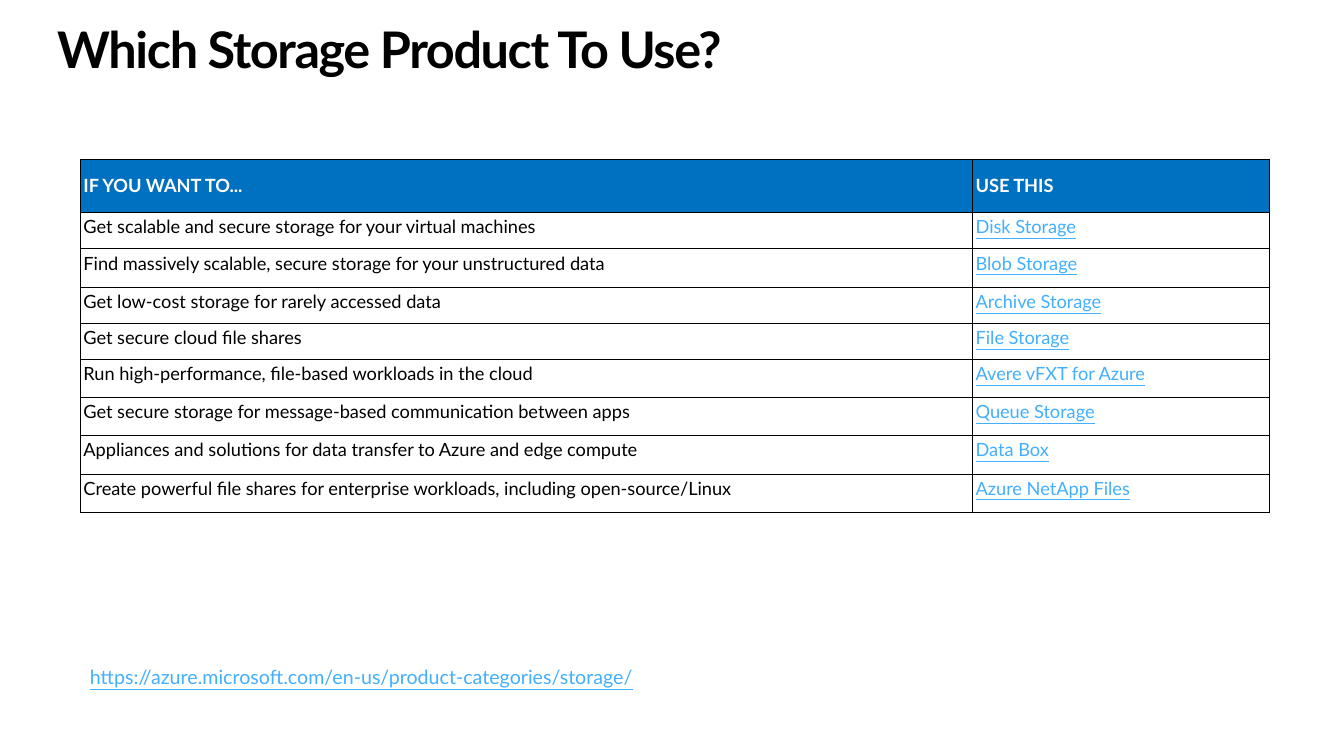
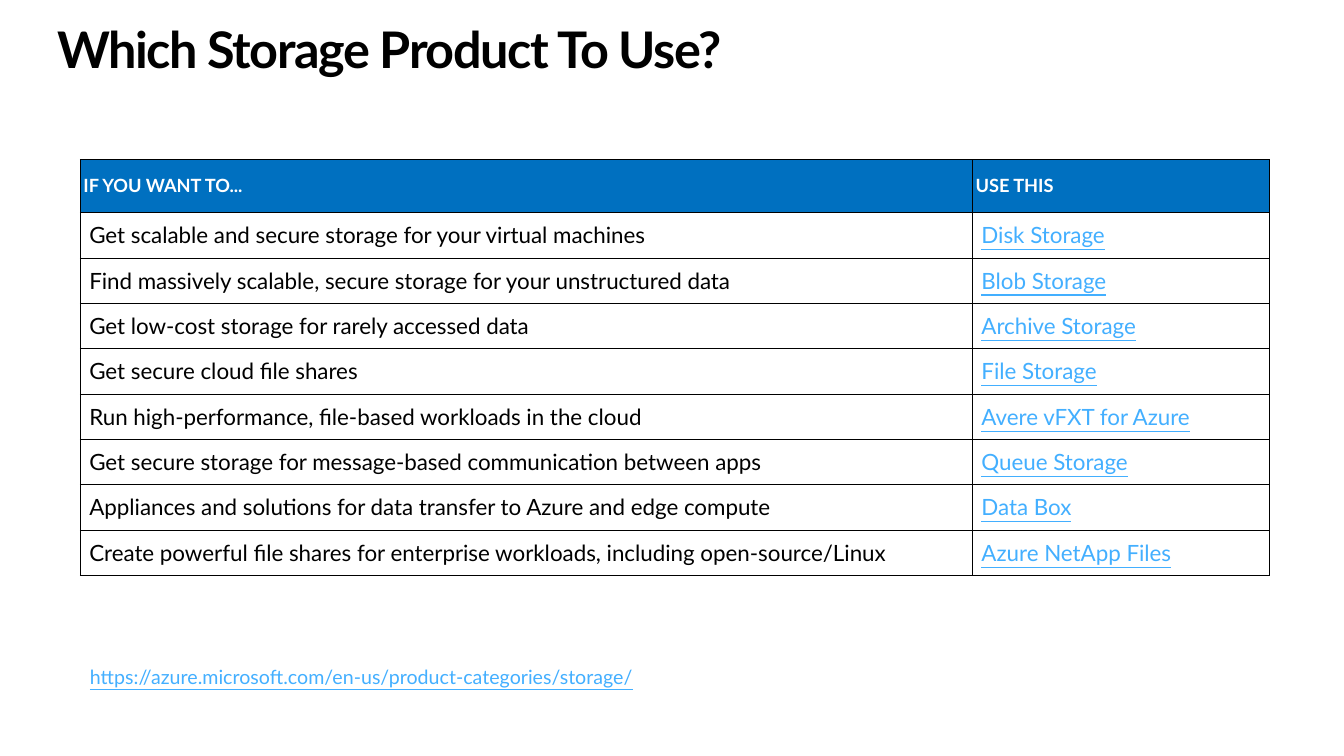
Before and after one commit to sastrykn/azserviceswhentouse, a slide deck: slide 8 of When to Use What-Azure Services.pptx (slide 7 before the commit). Drawn at 1344x756 pixels with LibreOffice and Linux fonts; fonts in the diff are those of the drawing. Boxes give left, top, right and bottom in pixels: in the first picture for what was removed or moved away, otherwise in the second. Text is boxed around its words. In the diff, an @@ line names an element or a change of style, - is before the commit and + after.

```diff
--- a/When to Use What-Azure Services.pptx
+++ b/When to Use What-Azure Services.pptx
@@ table at [80, 159, 1269, 577] @@
@@ size 13 to 16 pt @@
```
Also in this commit, not shown: 8 other slides changed, 12 slides added.
